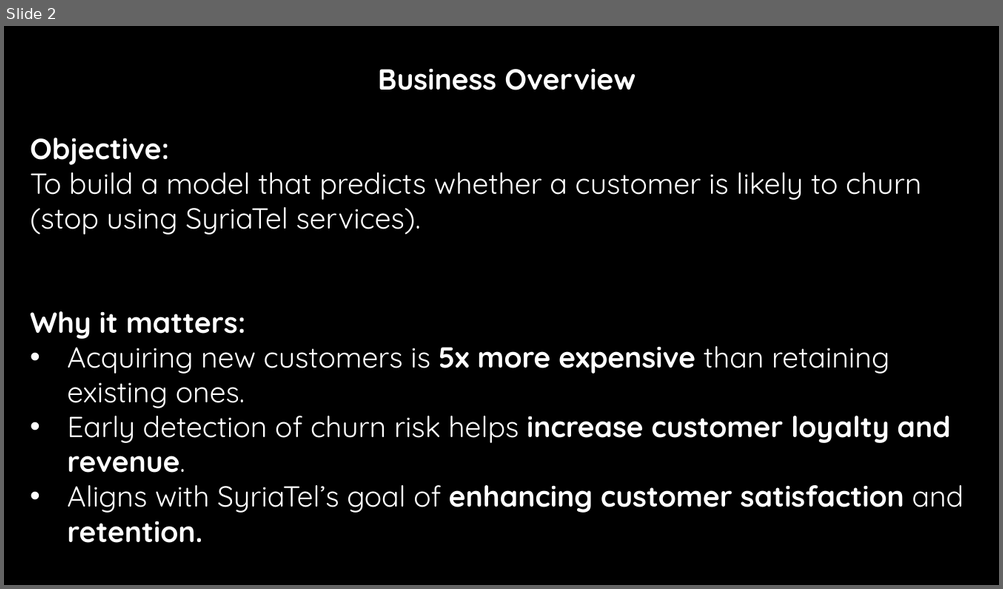
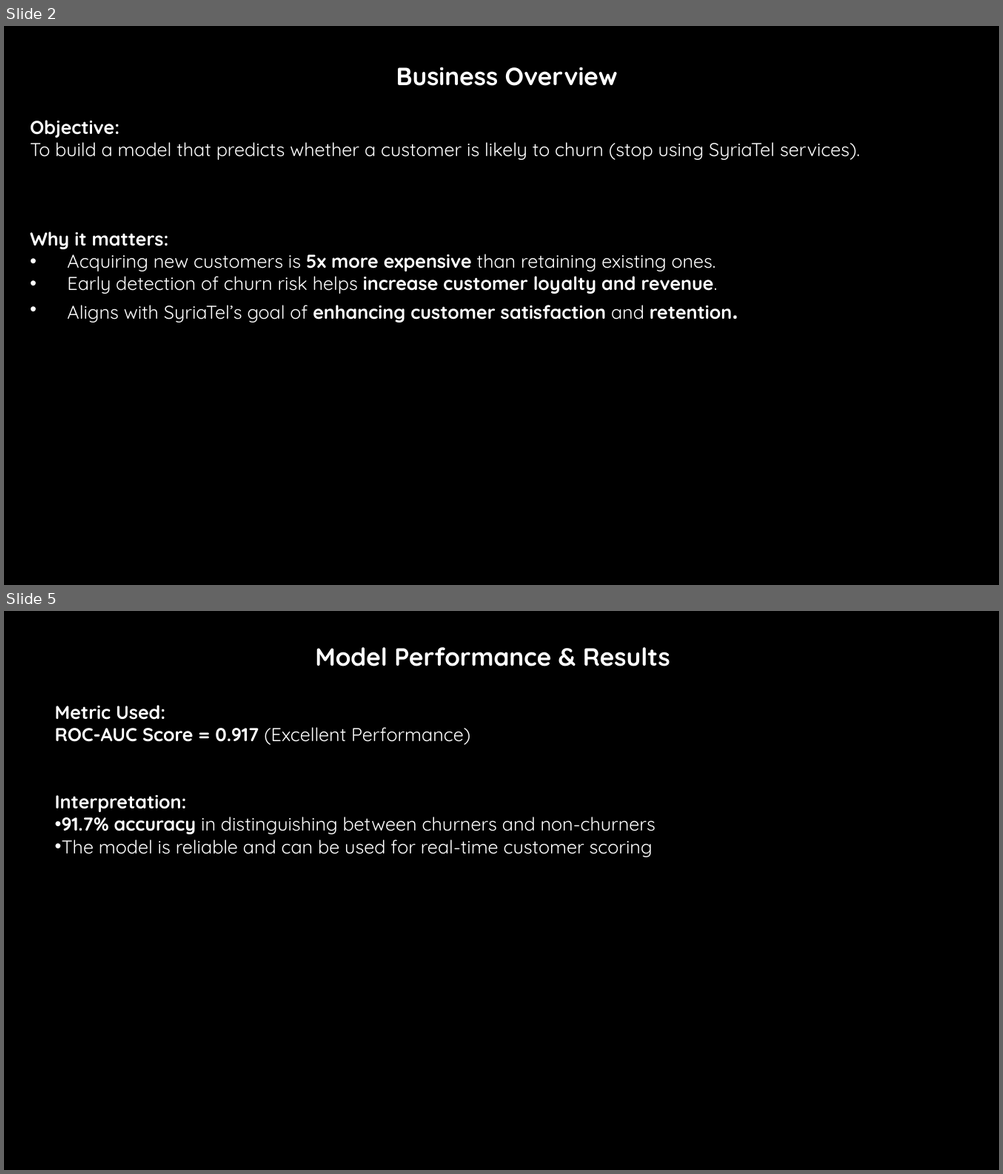
Before and after one commit to Kelvin-Shilisia/syriatel-churn-classifier, a slide deck: Churn Prediction in Telecom.pptx. Shown one above the other, each under a label of ours: slide 2 before the commit, slides 2 and 5 after it; the slides between them are not shown. The pictures are 1003x589 and 1003x1174 pixels, drawn with LibreOffice and Linux fonts; fonts in the diff are those of the drawing; background and template pictures are left out. Boxes give left, top, right and bottom in pixels: in the first picture for what was removed or moved away, otherwise in the second. Text is boxed around its words. In the diff, an @@ line names an element or a change of style, - is before the commit and + after.

```diff
--- a/Churn Prediction in Telecom.pptx
+++ b/Churn Prediction in Telecom.pptx
@@ slide 5 added at (x1=4, y1=611, x2=999, y2=1170), background #000000 @@
@@ text added at (x1=55, y1=647, x2=670, y2=857), 18 pt, text #FFFFFF @@
+Model Performance & Results
+Metric Used:
+ROC-AUC Score = 0.917 (Excellent Performance)
+Interpretation:
+• 91.7% accuracy in distinguishing between churners and non-churners
+• The model is reliable and can be used for real-time customer scoring
@@ slide 2 changed as well @@
@@ text "Business Overview" at (x1=30, y1=67, x2=859, y2=323): size 28 to 24 pt in "Business Overview", "retention."; size 28 to 18 pt @@
```
Also in this commit, not shown: 1 other slide changed, 6 other slides added, 3 slides removed.
